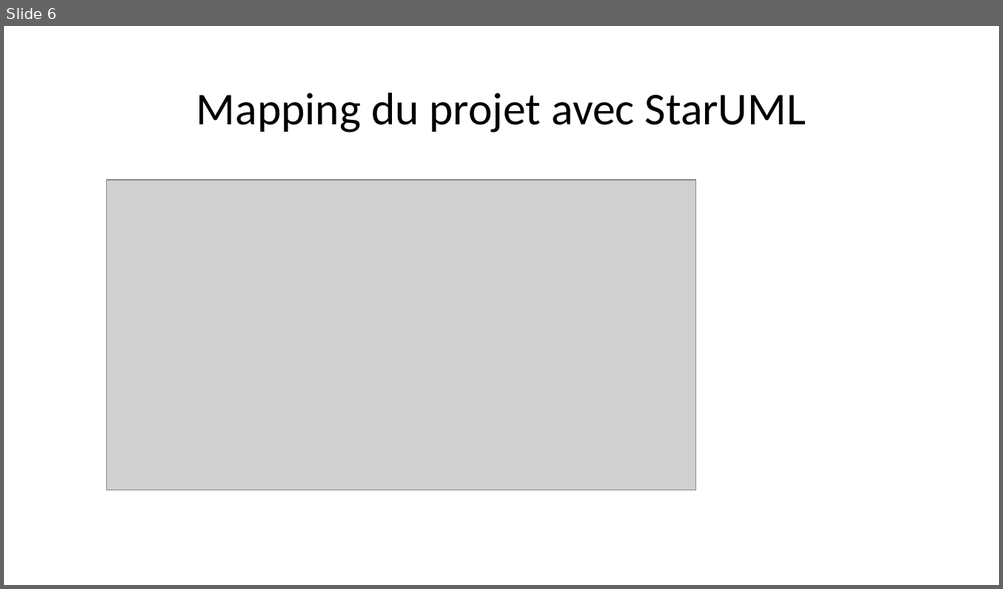
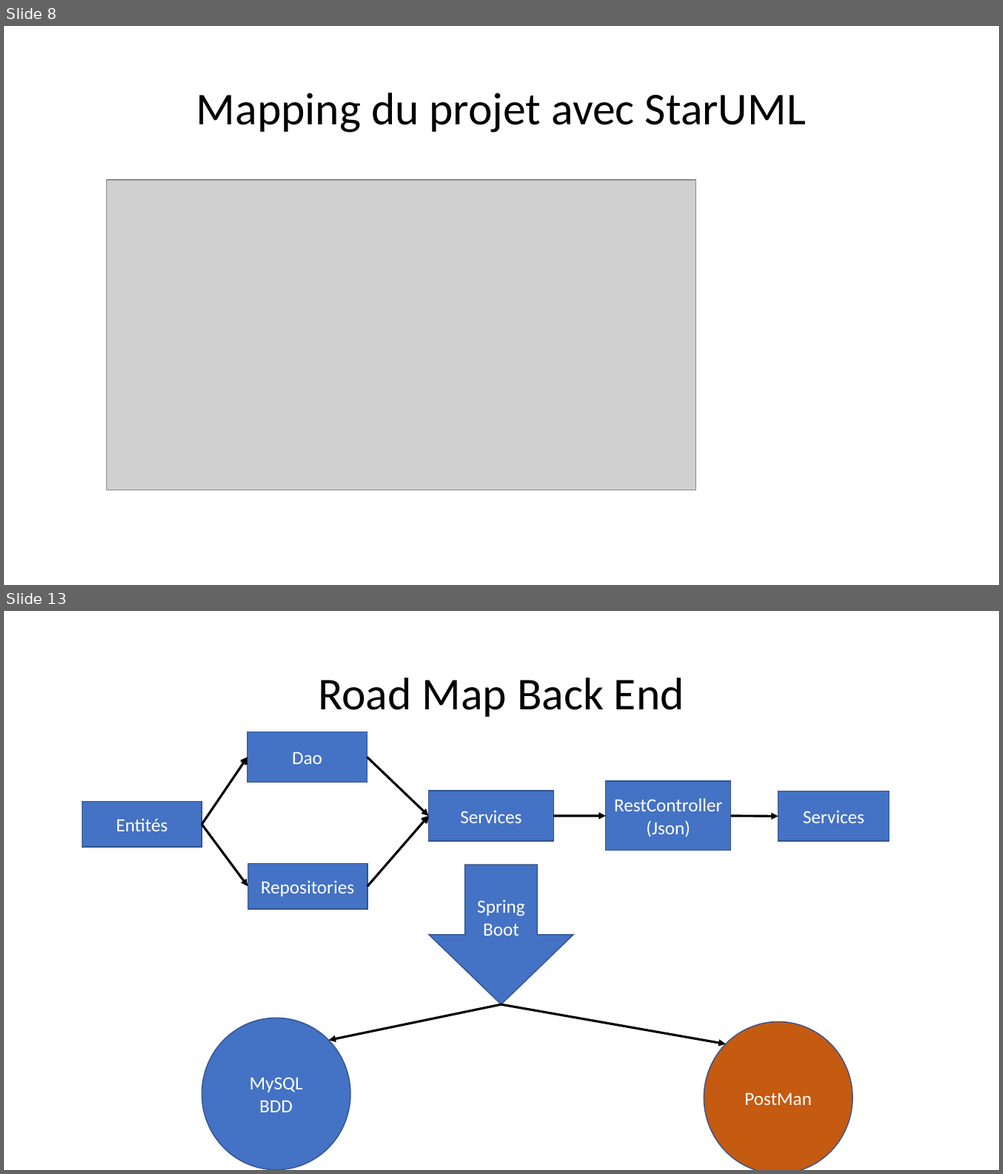
Before and after one commit to jeanneLeaute/projet_final, a slide deck: Projet Final.pptx. Shown one above the other, each under a label of ours: slide 6 before the commit, slides 8 and 13 after it; the slides between them are not shown. The pictures are 1003x589 and 1003x1174 pixels, drawn with LibreOffice and Linux fonts; fonts in the diff are those of the drawing; grey boxes stand for pictures. Boxes give left, top, right and bottom in pixels: in the first picture for what was removed or moved away, otherwise in the second. Text is boxed around its words. In the diff, an @@ line names an element or a change of style, - is before the commit and + after.

```diff
--- a/Projet Final.pptx
+++ b/Projet Final.pptx
@@ slide 13 added at [4,611,999,1170], background #FFFFFF @@
@@ title added at [318,678,684,717], 44 pt, text #000000 @@
+Road Map Back End
@@ rectangle added at [247,732,367,783], fill #4472C4, outline #325491 1 pt, 18 pt, text #FFFFFF @@
+Dao
@@ arrow added from (202, 824) to (247, 758), #000000 2.25 pt @@
@@ arrow added from (367, 758) to (429, 816), #000000 2.25 pt @@
@@ rectangle added at [606,781,731,851], fill #4472C4, outline #325491 1 pt, 18 pt, text #FFFFFF @@
+RestController
+(Json)
@@ rectangle added at [82,802,202,848], fill #4472C4, outline #325491 1 pt, 18 pt, text #FFFFFF @@
+Entités
@@ rectangle added at [429,791,554,842], fill #4472C4, outline #325491 1 pt, 18 pt, text #FFFFFF @@
+Services
@@ rectangle added at [779,792,890,842], fill #4472C4, outline #325491 1 pt, 18 pt, text #FFFFFF @@
+Services
@@ arrow added from (202, 824) to (248, 886), #000000 2.25 pt @@
@@ arrow added from (367, 886) to (429, 816), #000000 2.25 pt @@
@@ arrow added from (554, 816) to (606, 816), #000000 2.25 pt @@
@@ arrow added from (731, 816) to (779, 816), #000000 2.25 pt @@
@@ rectangle added at [248,864,367,909], fill #4472C4, outline #325491 1 pt, 18 pt, text #FFFFFF @@
+Repositories
@@ down arrow added at [429,865,573,1004], fill #4472C4, outline #325491 1 pt, 18 pt, text #FFFFFF @@
+Spring
+Boot
@@ arrow added from (501, 1005) to (329, 1041), #000000 2.25 pt @@
@@ arrow added from (501, 1005) to (726, 1045), #000000 2.25 pt @@
@@ ellipse added at [202,1019,350,1170], fill #4472C4, outline #325491 1 pt, 18 pt, text #FFFFFF @@
+MySQL
+BDD
@@ ellipse added at [704,1022,852,1170], fill #C55A11, outline #325491 1 pt, 18 pt, text #FFFFFF @@
+PostMan
@@ what was slide 6 is now slide 8 @@
```
Also in this commit, not shown: 1 slide changed, 9 other slides added, 2 other files.
